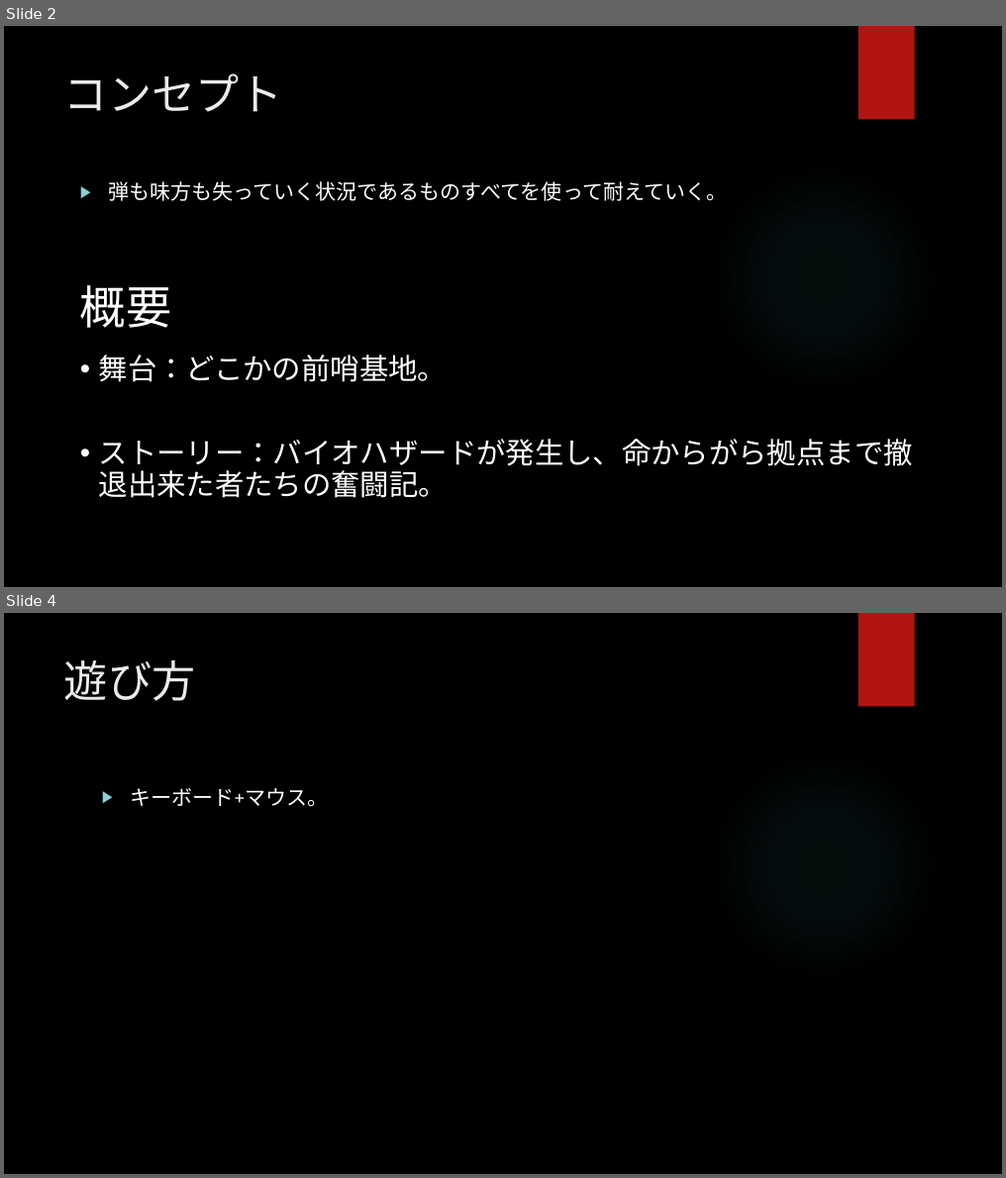
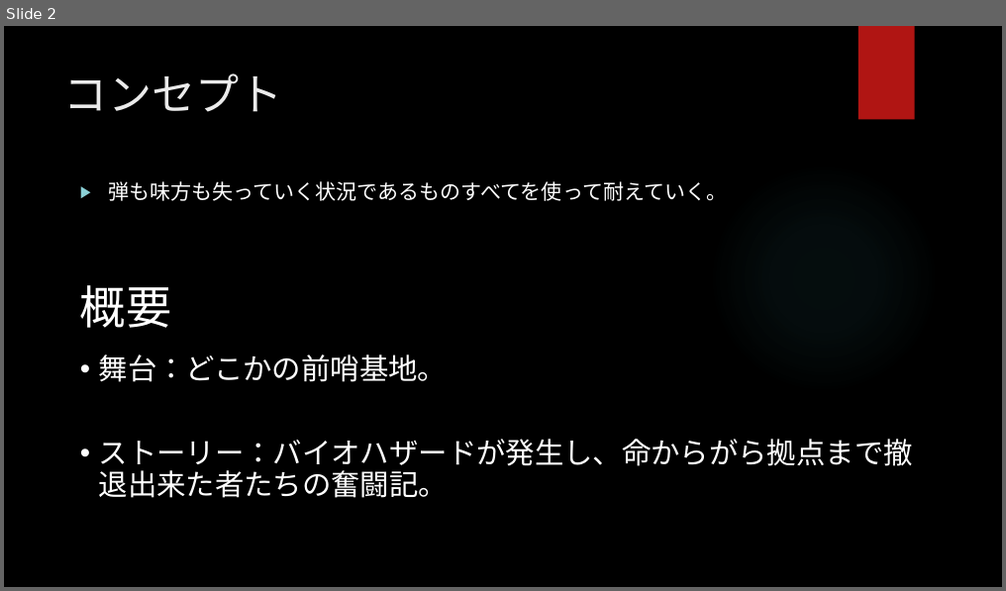
Before and after one commit to Aiko-Dornan/UE_TowerDeffense_Solo, a slide deck: ゲーム制作企画書.pptx. Shown one above the other, each under a label of ours: slides 2 and 4 before the commit, slide 2 after it; the slides between them are not shown. The pictures are 1006x1178 and 1006x591 pixels, drawn with LibreOffice and Linux fonts; fonts in the diff are those of the drawing; background and template pictures are left out. Boxes give left, top, right and bottom in pixels: in the first picture for what was removed or moved away, otherwise in the second. Text is boxed around its words. In the diff, an @@ line names an element or a change of style, - is before the commit and + after.

```diff
--- a/ゲーム制作企画書.pptx
+++ b/ゲーム制作企画書.pptx
@@ slide 4 removed at bbox=[4, 613, 1002, 1174], background picture (left out); not listed: 2 template elements that a slide beside it also shows @@
@@ title removed at bbox=[64, 660, 195, 701] @@
-遊び方
@@ text removed at bbox=[130, 788, 329, 807] @@
-▶ キーボード+マウス。
```
Also in this commit, not shown: 1 slide changed, 1 slide added.
